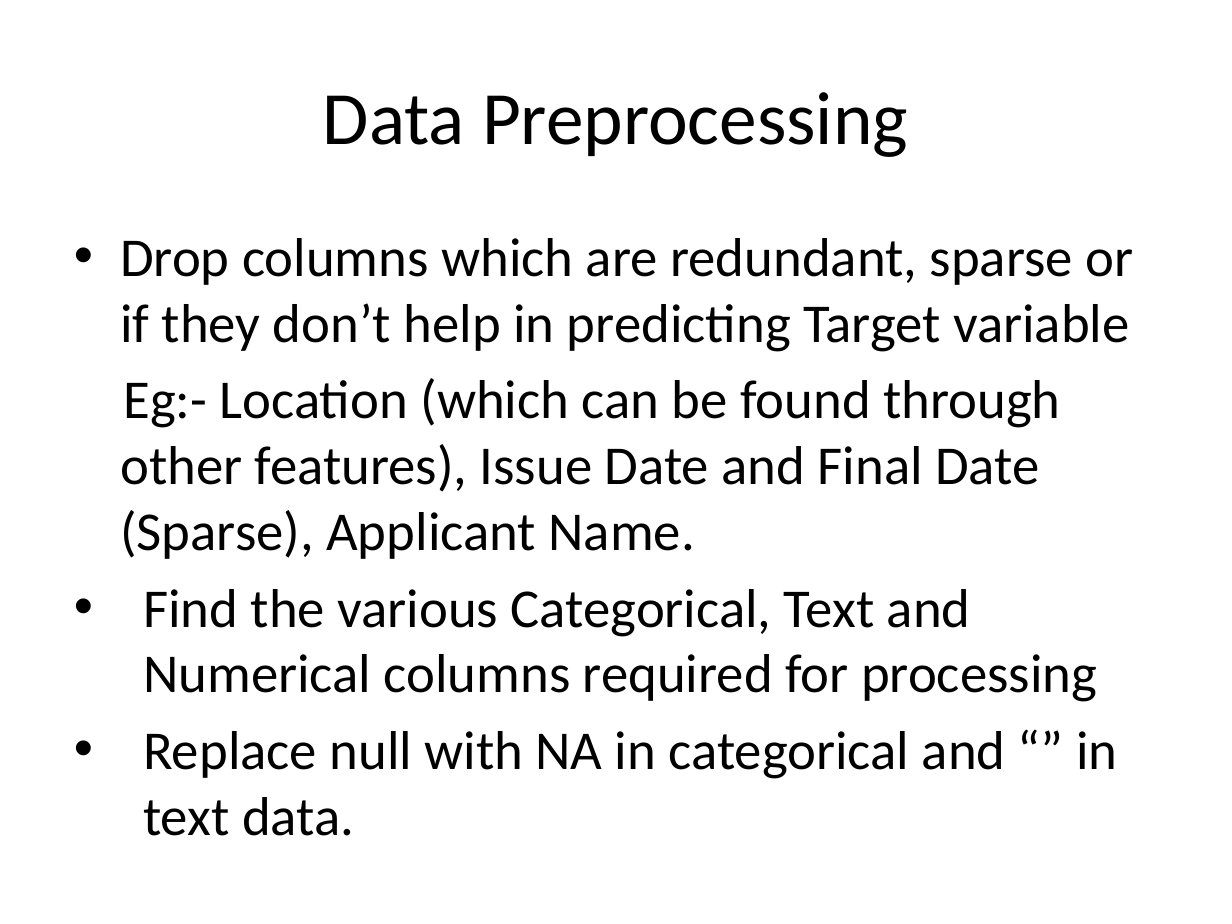
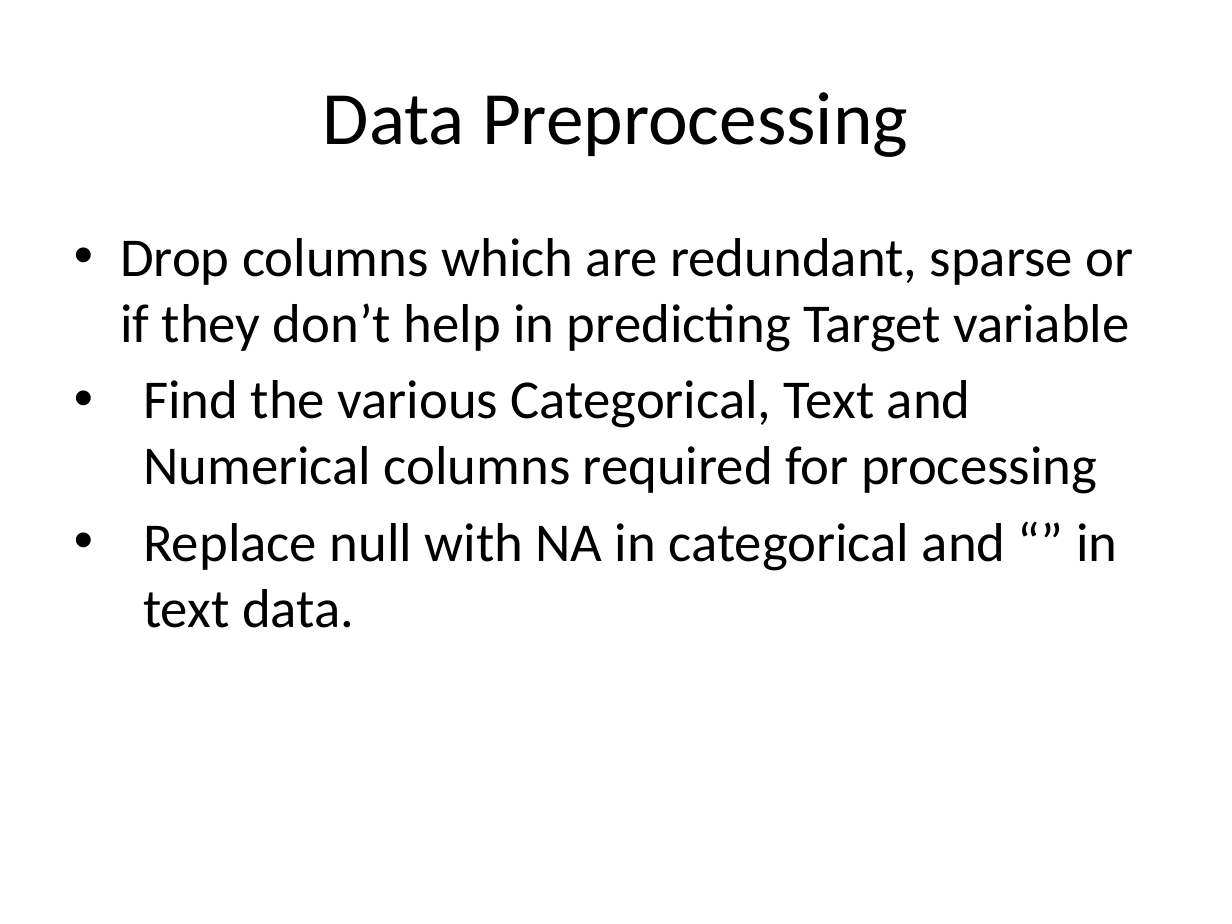
Before and after one commit to RishabhRJain/Building-permit-category-prediction-challenge, a slide deck: slide 4 of presentation.pptx. Drawn at 1232x924 pixels with LibreOffice and Linux fonts; fonts in the diff are those of the drawing. Boxes give left, top, right and bottom in pixels: in the first picture for what was removed or moved away, otherwise in the second. Text is boxed around its words. In the diff, an @@ line names an element or a change of style, - is before the commit and + after.

```diff
--- a/presentation.pptx
+++ b/presentation.pptx
@@ text at (120,378,1060,559): paragraph removed @@
-Eg:- Location (which can be found through other features), Issue Date and Final Date (Sparse), Applicant Name.
```
Also in this commit, not shown: 6 other slides changed, 2 slides removed.
